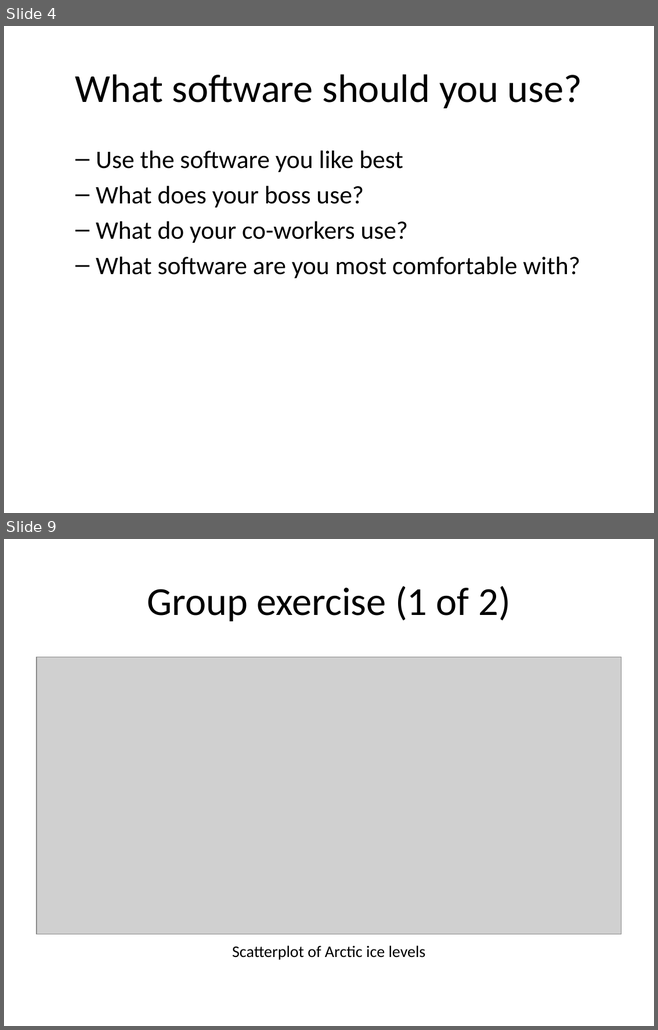
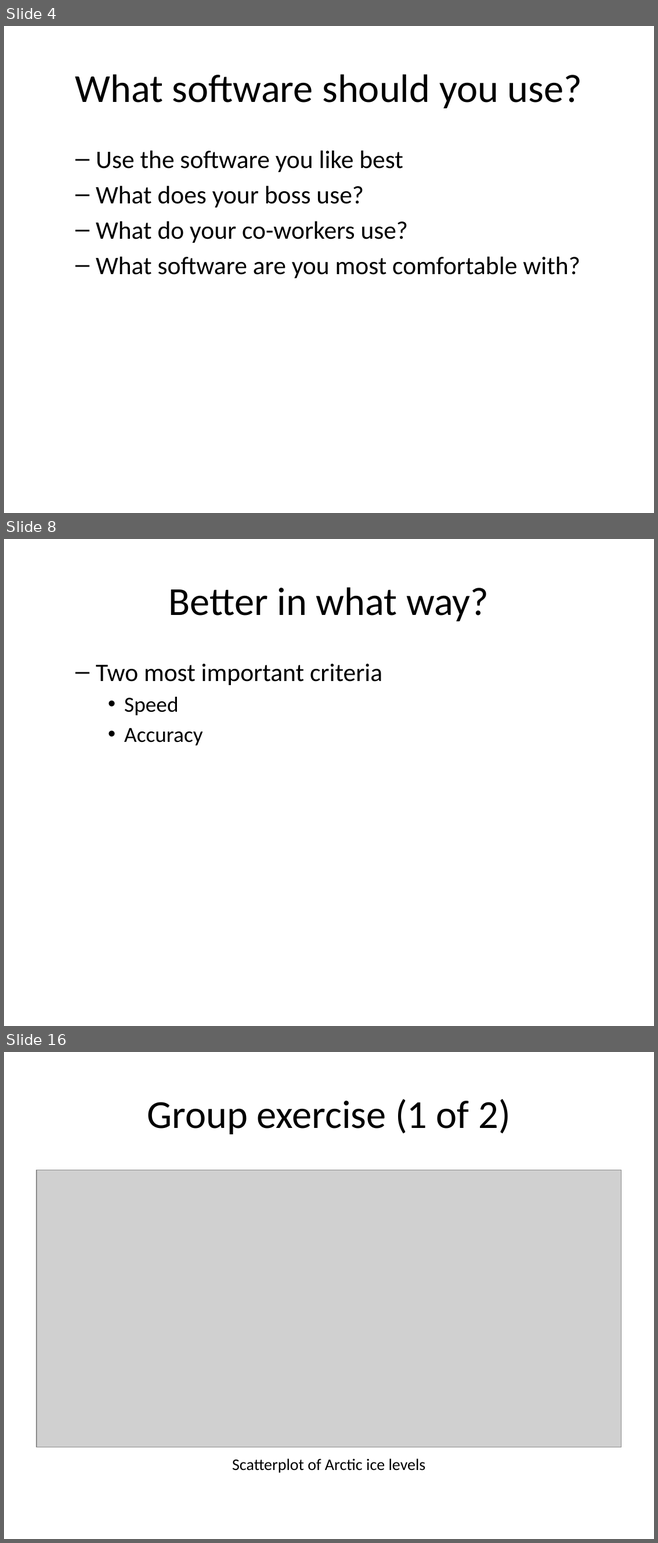
Before and after one commit to pmean/data-visualization, a slide deck: data-viz-01/src/v01-main-scatterplots.pptx. Shown one above the other, each under a label of ours: slides 4 and 9 before the commit, slides 4, 8 and 16 after it; the slides between them are not shown. The pictures are 658x1030 and 658x1543 pixels, drawn with LibreOffice and Linux fonts; fonts in the diff are those of the drawing; grey boxes stand for pictures. Boxes give left, top, right and bottom in pixels: in the first picture for what was removed or moved away, otherwise in the second. Text is boxed around its words. In the diff, an @@ line names an element or a change of style, - is before the commit and + after.

```diff
--- a/data-viz-01/src/v01-main-scatterplots.pptx
+++ b/data-viz-01/src/v01-main-scatterplots.pptx
@@ slide 8 added at (x1=4, y1=539, x2=654, y2=1026), background #FFFFFF @@
@@ title added at (x1=169, y1=587, x2=488, y2=621), 44 pt, text #000000 @@
+Better in what way?
@@ text added at (x1=96, y1=664, x2=382, y2=745), 28 pt, text #000000 @@
+  – Two most important criteria
+    • Speed
+    • Accuracy
@@ what was slide 9 is now slide 16 @@
```
Also in this commit, not shown: 10 other slides added, 4 slides removed, 5 other files.
